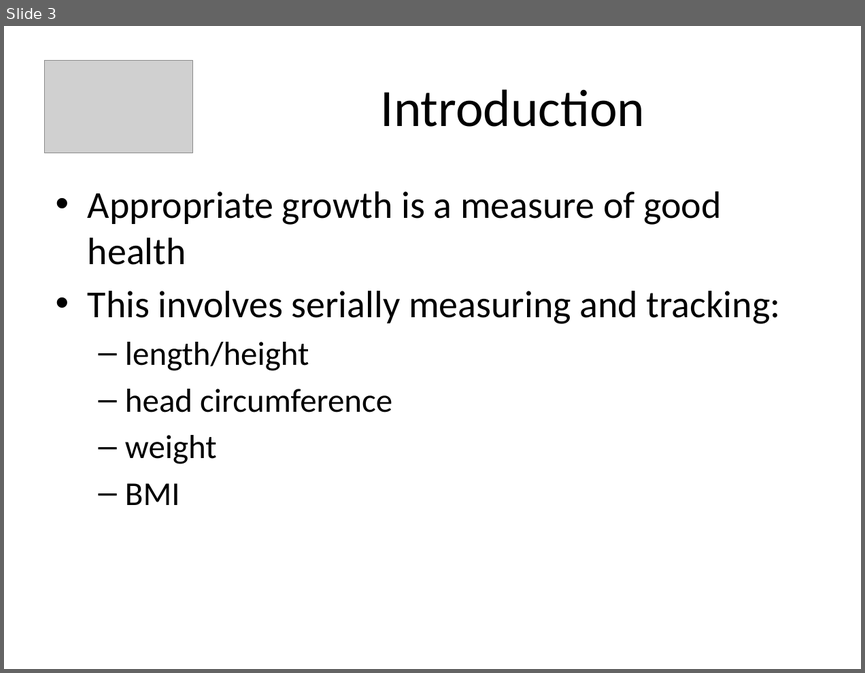
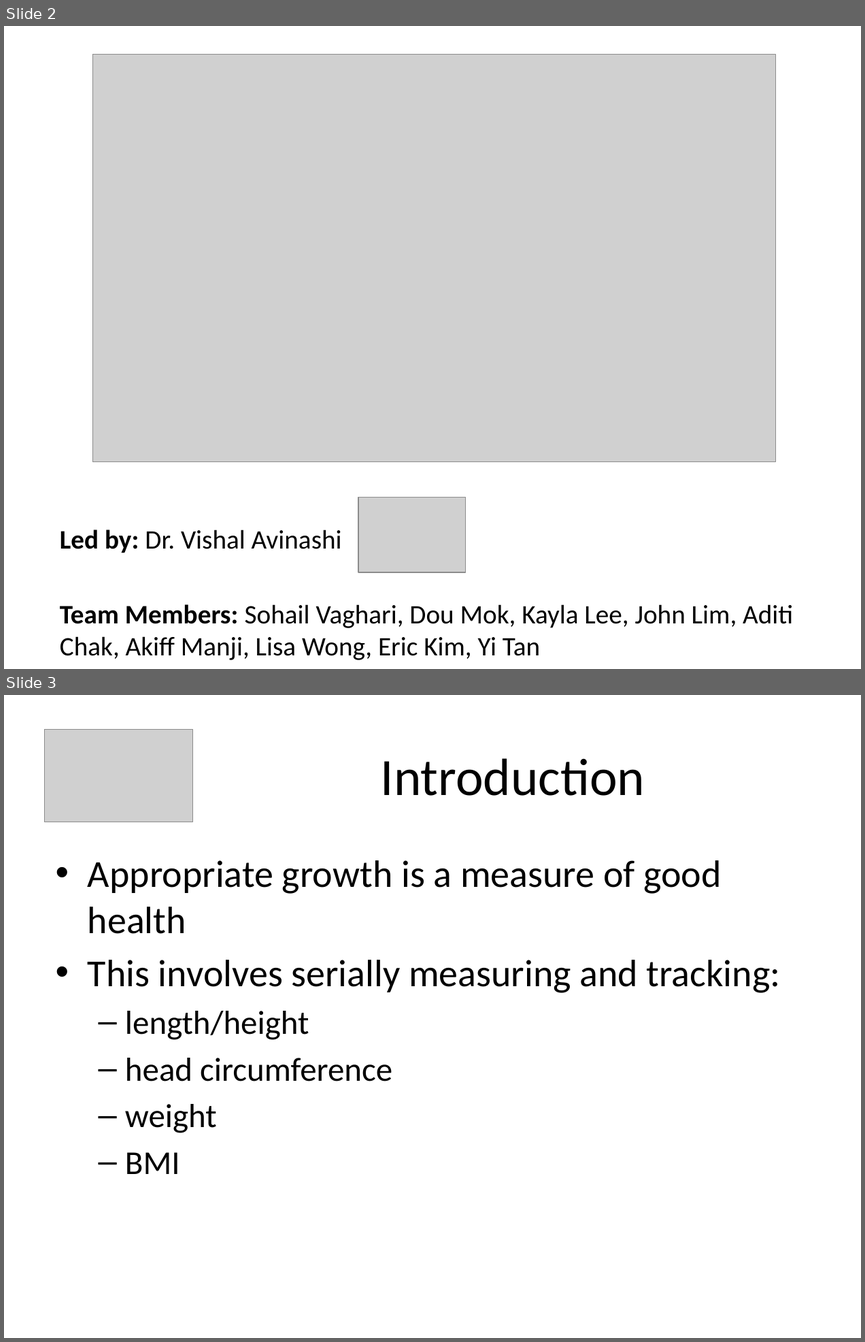
Before and after one commit to amanji/growthplot, a slide deck: PowerPoint Presentation/GrowthPlot_Presentation.pptx. Shown one above the other, each under a label of ours: slide 3 before the commit, slides 2 and 3 after it. The pictures are 865x673 and 865x1342 pixels, drawn with LibreOffice and Linux fonts; fonts in the diff are those of the drawing; grey boxes stand for pictures. Boxes give left, top, right and bottom in pixels: in the first picture for what was removed or moved away, otherwise in the second. Text is boxed around its words. In the diff, an @@ line names an element or a change of style, - is before the commit and + after.

```diff
--- a/PowerPoint Presentation/GrowthPlot_Presentation.pptx
+++ b/PowerPoint Presentation/GrowthPlot_Presentation.pptx
@@ slide 2 added at bbox=[4, 26, 861, 669], background #FFFFFF @@
@@ picture added at bbox=[93, 55, 775, 461] @@
@@ picture added at bbox=[359, 497, 466, 572] @@
@@ text added at bbox=[60, 529, 793, 660], 22.4 pt, text #000000 @@
+Led by: Dr. Vishal Avinashi
+Team Members: Sohail Vaghari, Dou Mok, Kayla Lee, John Lim, Aditi Chak, Akiff Manji, Lisa Wong, Eric Kim, Yi Tan
```
Also in this commit, not shown: 1 slide changed, 2 other slides added, 3 slides removed.
